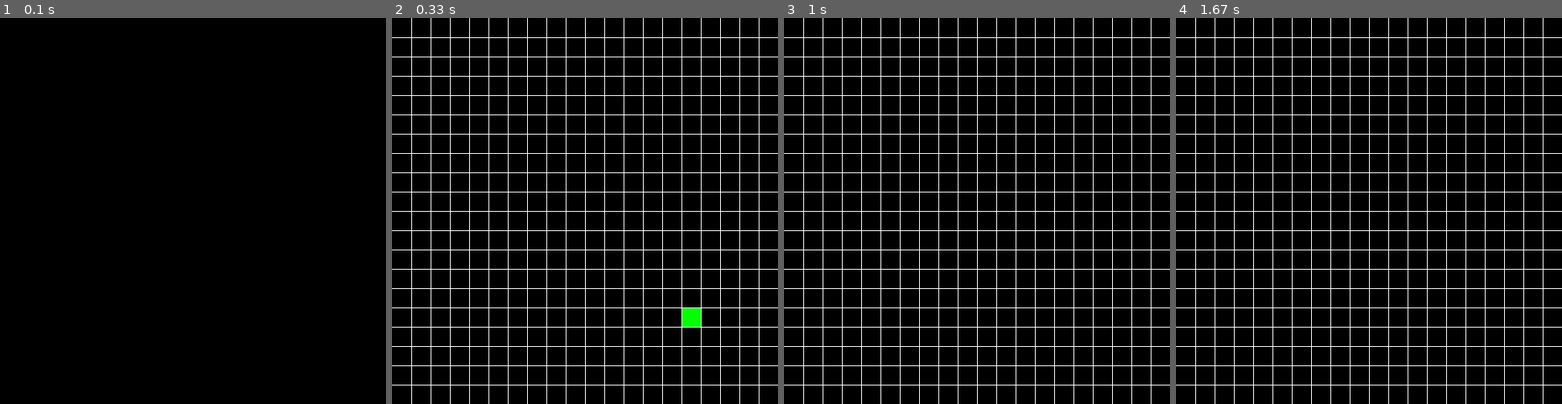
Above: before the commit, frames 1-4 (left to right).
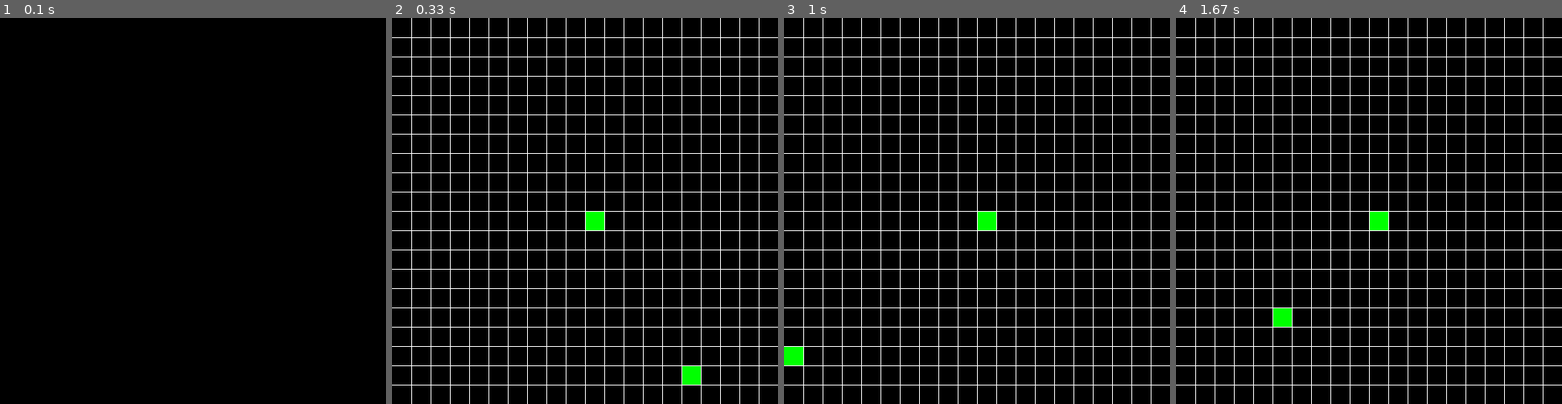
Above: after the commit, the same moments.

Repository: makxi007/python-snake
Game: pygame game, started from snake_pygame.py
The game is run twice, just before and just after one commit, with the same random seed, the same clock (stepped at 60 frames per second) and the same inputs.
Inputs:
- Up to frame 1 (0.1 s): no input
- Up to frame 2 (0.33 s): no input
- Up to frame 3 (1 s): hold Right 0.33-0.8 s; hold Up from 0.83 s (still down)
- Up to frame 4 (1.67 s): release Up at 1.13 s; hold Right 1.17-1.63 s

Frame 1 is identical in both runs. In frame 2, 0.7% of the frame differs, in the area x 50-80%, y 50-95%; in frame 3, 0.5%; in frame 4, 0.5%.

Commit message:
Snake pygame3.0

Diff:
--- a/config.py
+++ b/config.py
@@ -12,4 +12,5 @@
 #COLORS
 WHITE = (255, 255, 255)
 BLACK = (0, 0, 0)
-COLOR = (0, 255, 0)
+GREEN = (0, 255, 0)
+COLOR = (0, 0, 0)
--- a/snake_pygame.py
+++ b/snake_pygame.py
@@ -6,28 +6,36 @@
 # Snake
 	# make a grid +
 	# make a cube +
-	# make a moving Cube
+	# make a moving Cube +
 	# add random Cube
 	# make Snake be bigger when eat Cube
 	# add score
 class Cube:
+
 	def __init__(self, posx, posy, color=COLOR):
 		self.posx = posx
 		self.posy = posy
 		self.pos = (self.posx, self.posy)
 		self.color = color
 
+		self.dirnx = 0
+		self.dirny = 1
+
 	def move(self, dirnx, dirny):
-		self.posx += dirnx
-		self.posy += dirny
+		self.dirnx = dirnx
+		self.dirny = dirny
+
+		self.posx += self.dirnx
+		self.posy += self.dirny
 
 	def draw(self, window):
-		pygame.draw.rect(window, COLOR ,(DIST_BTN_ROWS * self.posx, DIST_BTN_ROWS * self.posy, DIST_BTN_ROWS, DIST_BTN_ROWS))
+		distance_btn_rows = SIZE // ROWS
+		pygame.draw.rect(window, GREEN ,(DIST_BTN_ROWS * self.posx, DIST_BTN_ROWS * self.posy, DIST_BTN_ROWS, DIST_BTN_ROWS))
 
 class Snake:
 	body = []
 	turns = {}
-	def __init__(self, posx, posy, color=COLOR):
+	def __init__(self, posx, posy, color=GREEN):
 		self.posx = posx
 		self.posy = posy
 		self.dirnx = 0
@@ -48,33 +56,70 @@
 				self.dirnx = -1
 				self.dirny = 0
 				self.turns[self.head.pos[:]] = [self.dirnx, self.dirny]
+				self.add_cube()
 
 			if ( keys[pygame.K_RIGHT] ):
 				self.dirnx = 1
 				self.dirny = 0
+				self.turns[self.head.pos[:]] = [self.dirnx, self.dirny]
 
 
 			if ( keys[pygame.K_UP] ):
 				self.dirny = -1
 				self.dirnx = 0
+				self.turns[self.head.pos[:]] = [self.dirnx, self.dirny]
 
 			if ( keys[pygame.K_DOWN] ):
 				self.dirny = 1
 				self.dirnx = 0
+				self.turns[self.head.pos[:]] = [self.dirnx, self.dirny]
 
 
 
-			for i, c in enumerate(self.body):
-				p_x = c.posx
-				p_y = c.posy
-				print(p_x)
-				print(p_y)
-				print(self.turns)
+		for i, c in enumerate(self.body):
+			p = c.pos[:]
+			if p in self.turns:
+				turn = self.turns[p]
+				c.move(turn[0], turn[1])
+				if (i == len(self.body) - 1) == 1:
+					self.turns.pop(p)
 
-		self.head.move(self.dirnx, self.dirny)
+			else:
+				if c.dirnx == 1 and c.posx >= ROWS - 1:
+					c.posx = 0
+					c.posy = c.posy
+
+				elif c.dirnx == -1 and c.posx <= 0:
+					c.posx = ROWS - 1
+					c.posy = c.posy
+
+				elif c.dirny == 1 and c.posy >= ROWS - 1:
+					c.posx = c.posx
+					c.posy = 0
+
+				elif c.dirny == -1 and c.posy <= 0:
+					c.posx = c.posx
+					c.posy = ROWS - 1
+
+				else:
+					c.move(c.dirnx, c.dirny)
+
 
 	def draw(self, window):
 		self.head.draw(window)
+
+	def add_cube(self):
+		tail = self.body[-1]
+		tail_x, tail_y = tail.dirnx, tail.dirny
+
+		if tail_x == 1 and tail_y == 0:
+			self.body.append(Cube(tail.posx + 1, tail.posy, color=COLOR))
+
+		self.body[-1].dirnx = tail_x
+		self.body[-1].dirny = tail_y
+		for i in self.body:
+			print((i.posx, i.posy))
+
 
 def draw_grid(window):
 	x = 0
@@ -86,17 +131,19 @@
 		pygame.draw.line(window, WHITE, (0,y), (SIZE, y))
 
 def redraw(window):
-	global snake
+	global snake, cube
 	window.fill(BLACK)
 	snake.draw(window)
+	cube.draw(window)
 	draw_grid(window)
 
 	pygame.display.update()
 
 
 def main():
-	global snake
+	global snake, cube
 	snake = Snake(15, 15)
+	cube = Cube(10, 10, color=(200, 200, 200))
 	window = pygame.display.set_mode((500, 500))
 
 	play = True
